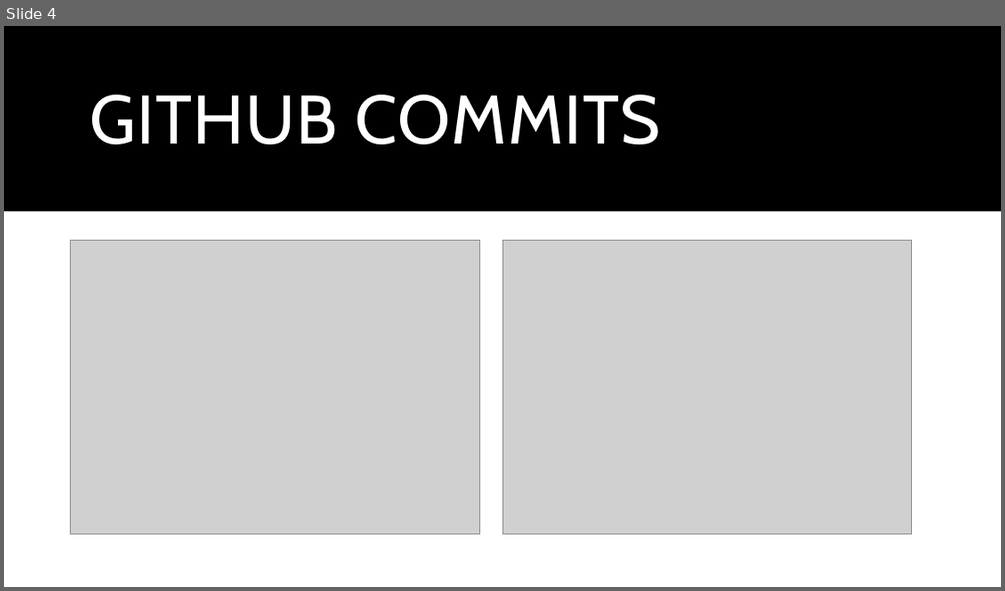
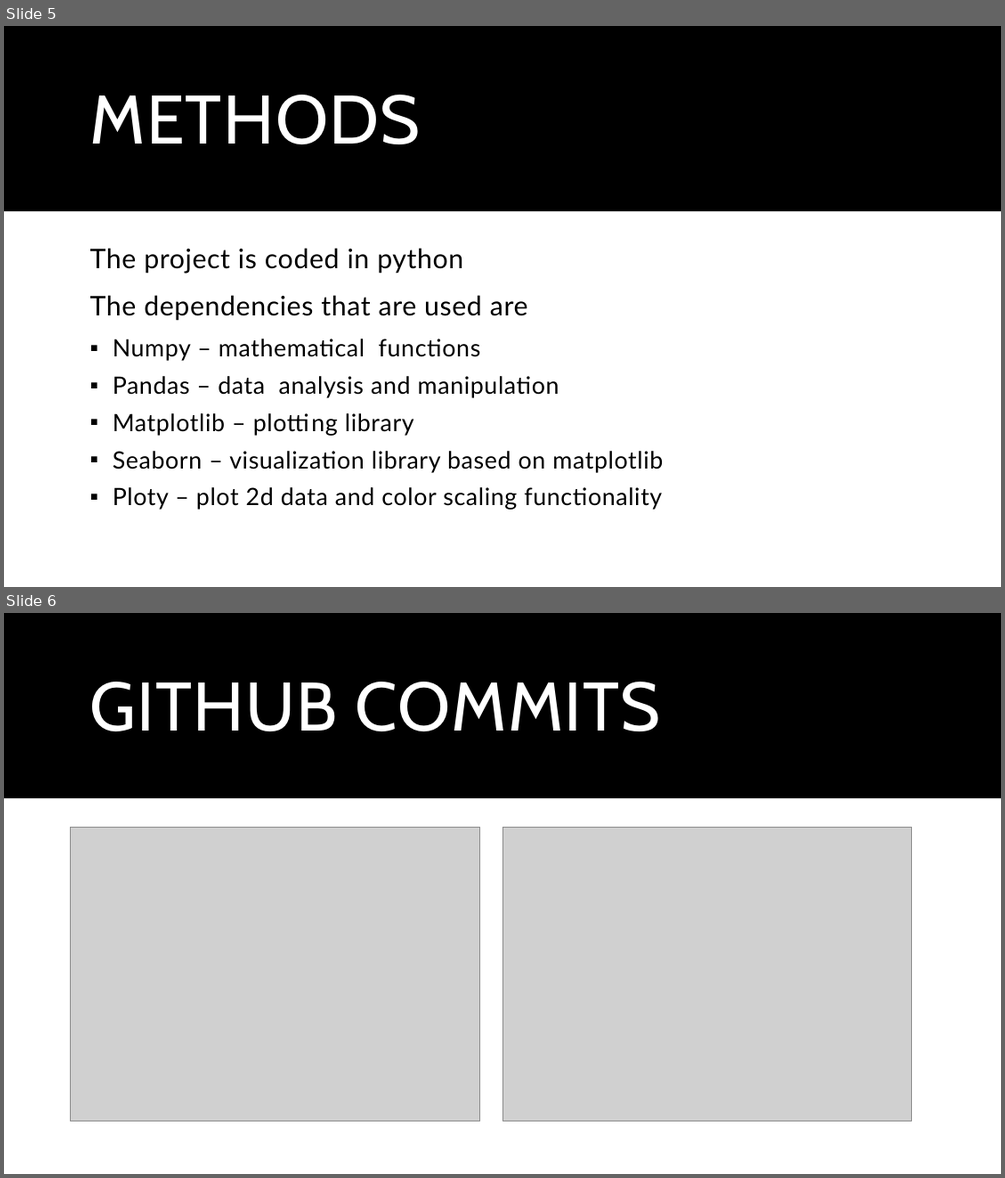
Before and after one commit to dev2010030040/Human-Resource-Analysis-with-Python, a slide deck: presentations/Review 2.pptx. Shown one above the other, each under a label of ours: slide 4 before the commit, slides 5 and 6 after it. The pictures are 1005x591 and 1005x1178 pixels, drawn with LibreOffice and Linux fonts; fonts in the diff are those of the drawing; grey boxes stand for pictures. Boxes give left, top, right and bottom in pixels: in the first picture for what was removed or moved away, otherwise in the second. Text is boxed around its words. In the diff, an @@ line names an element or a change of style, - is before the commit and + after.

```diff
--- a/presentations/Review 2.pptx
+++ b/presentations/Review 2.pptx
@@ slide 5 added at box(4, 26, 1001, 587), background #FFFFFF; not listed: 1 template element that a slide beside it also shows @@
@@ title added at box(90, 95, 421, 144), 66 pt, text #FFFFFF @@
+METHODS
@@ text added at box(90, 248, 663, 509), 23 pt, text #000000 @@
+The project is coded in python
+The dependencies that are used are
+  ▪ Numpy – mathematical functions
+  ▪ Pandas – data analysis and manipulation
+  ▪ Matplotlib – plotting library
+  ▪ Seaborn – visualization library based on matplotlib
+  ▪ Ploty – plot 2d data and color scaling functionality
@@ what was slide 4 is now slide 6 @@
```
Also in this commit, not shown: 1 other slide added.
